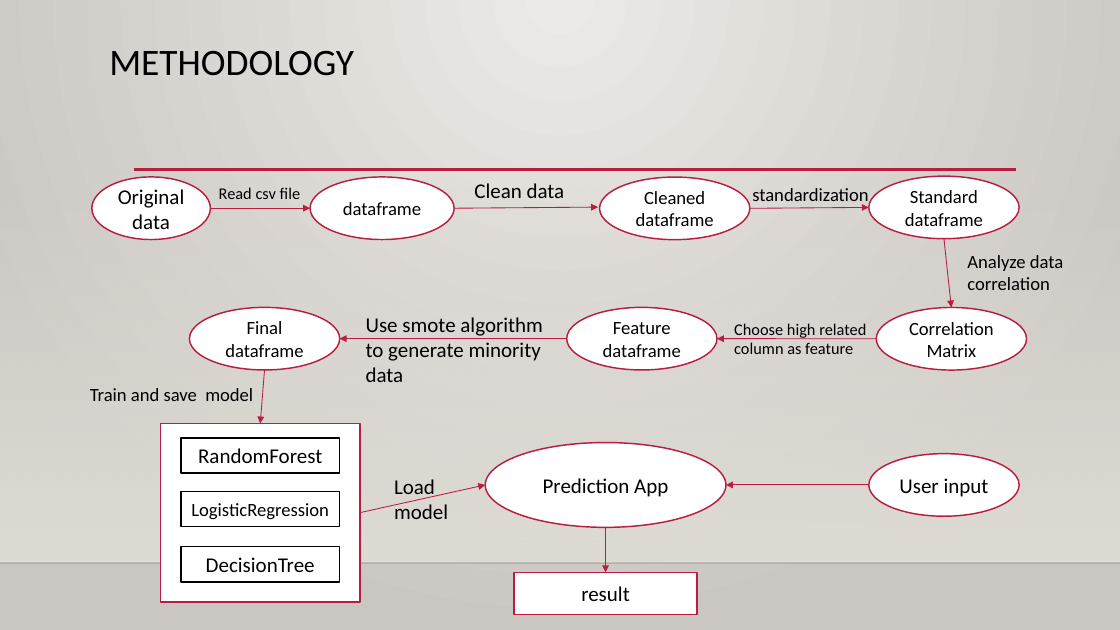
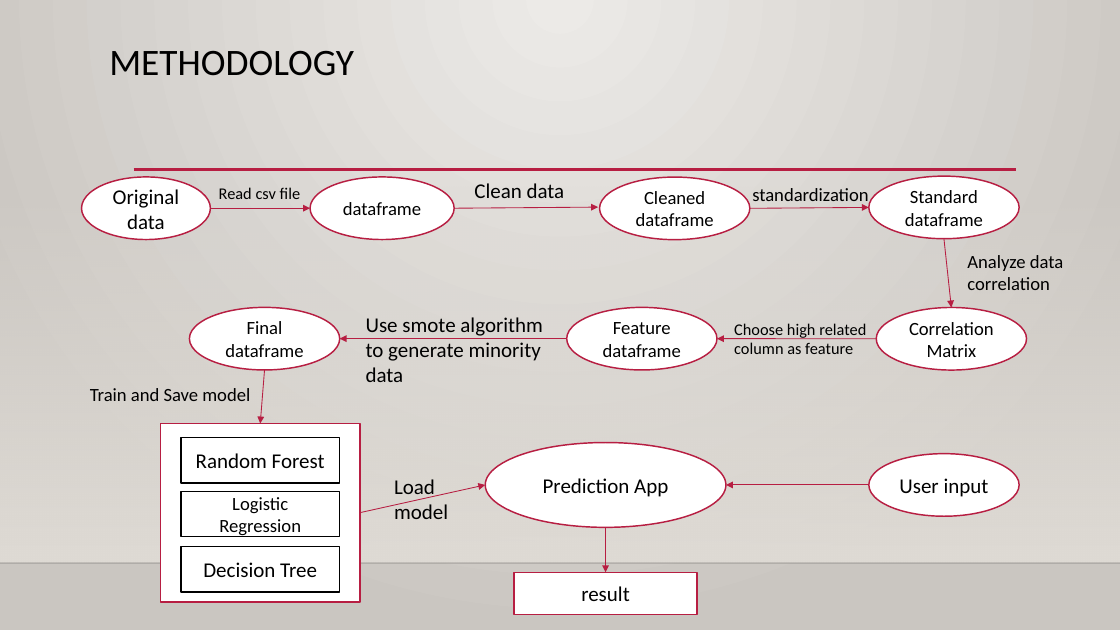
Before and after one commit to MAQI-SHI/CSYE-7200-Final-Project-Team-6, a slide deck: slide 7 of finalPresentation.pptx. Drawn at 1120x630 pixels with LibreOffice and Linux fonts; fonts in the diff are those of the drawing; background and template pictures are left out. Boxes give left, top, right and bottom in pixels: in the first picture for what was removed or moved away, otherwise in the second. Text is boxed around its words. In the diff, an @@ line names an element or a change of style, - is before the commit and + after.

```diff
--- a/finalPresentation.pptx
+++ b/finalPresentation.pptx
@@ ellipse "Original data": place and size @@
-ellipse "Original data" at [92,177,210,240]
+ellipse "Original data" at [82,177,210,240]
@@ text at [90,388,250,401]: text changed @@
-Train and save model
+Train and Save model
@@ rectangle "Random Forest": place and size @@
-rectangle "Random Forest" at [181,438,339,473]
+rectangle "Random Forest" at [181,438,339,483]
@@ text in rectangle at [196,453,325,468]: spaces changed @@
-RandomForest
+Random Forest
@@ rectangle "Logistic Regression": place and size @@
-rectangle "Logistic Regression" at [181,492,339,527]
+rectangle "Logistic Regression" at [181,492,339,537]
@@ text in rectangle at [219,497,301,537]: spaces changed @@
-LogisticRegression
+Logistic Regression
@@ rectangle "Decision Tree": place and size @@
-rectangle "Decision Tree" at [181,547,339,582]
+rectangle "Decision Tree" at [181,547,339,592]
@@ text in rectangle at [203,562,317,577]: spaces changed @@
-DecisionTree
+Decision Tree
```
Also in this commit, not shown: 1 other file.
